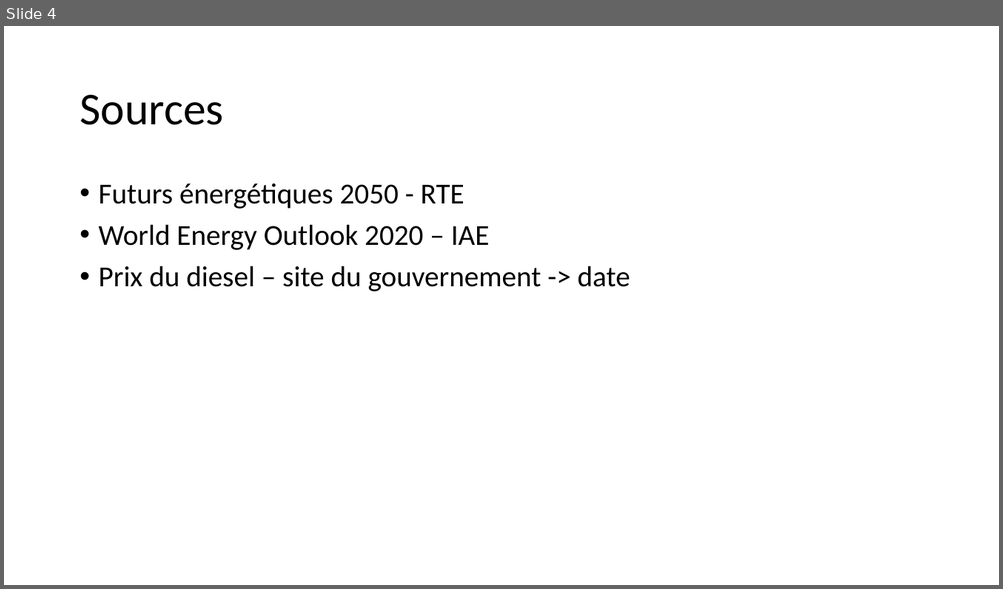
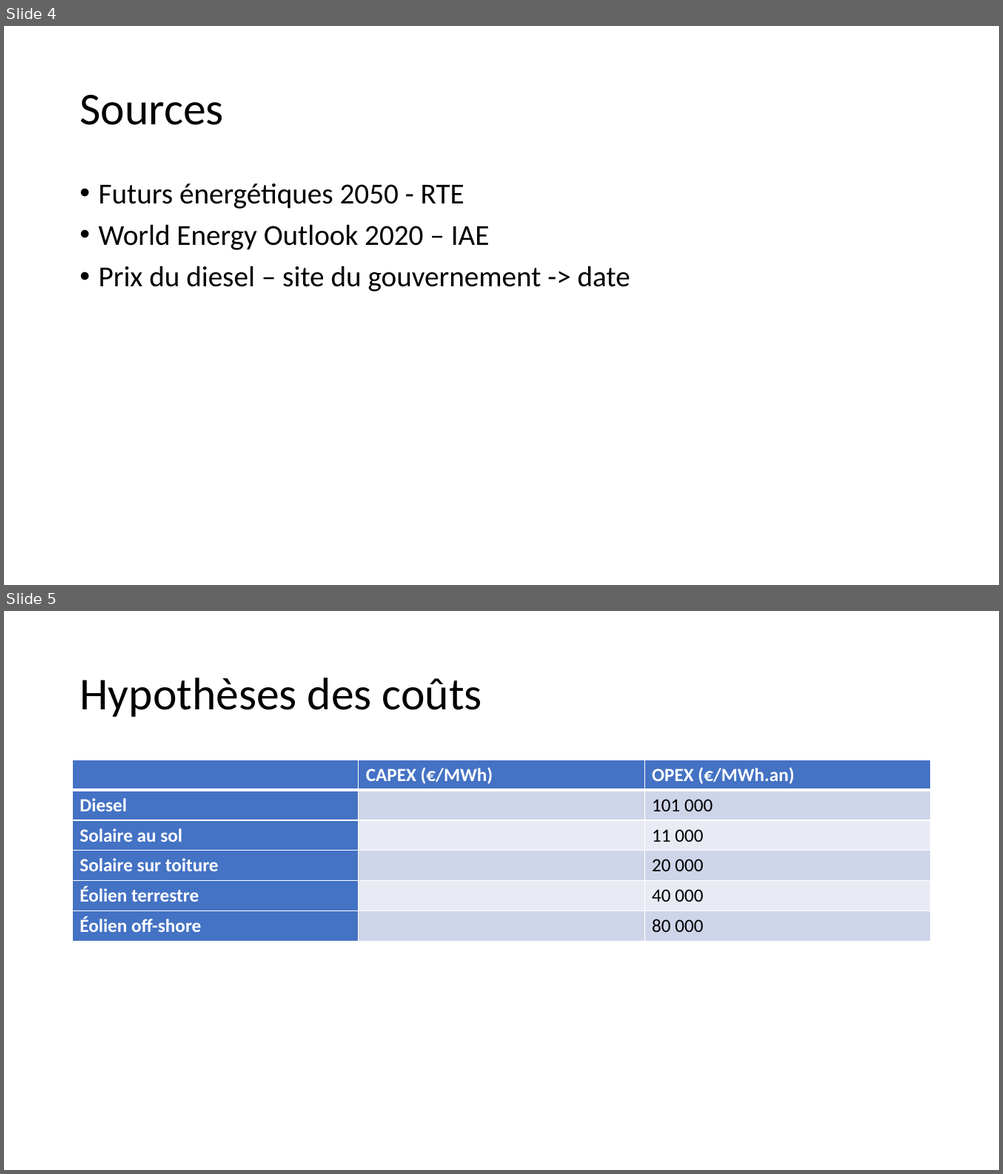
Before and after one commit to cledat/Projet-EA314, a slide deck: rapport.pptx. Shown one above the other, each under a label of ours: slide 4 before the commit, slides 4 and 5 after it. The pictures are 1003x589 and 1003x1174 pixels, drawn with LibreOffice and Linux fonts; fonts in the diff are those of the drawing. Boxes give left, top, right and bottom in pixels: in the first picture for what was removed or moved away, otherwise in the second. Text is boxed around its words. In the diff, an @@ line names an element or a change of style, - is before the commit and + after.

```diff
--- a/rapport.pptx
+++ b/rapport.pptx
@@ slide 5 added at bbox=[4, 611, 999, 1170], background #FFFFFF @@
@@ title added at bbox=[79, 678, 482, 717], 44 pt, text #000000 @@
+Hypothèses des coûts
@@ table added at bbox=[73, 760, 930, 942], 6 rows, 3 columns @@
+ | CAPEX (€/MWh) | OPEX (€/MWh.an)
+Diesel |  | 101 000
+Solaire au sol |  | 11 000
+Solaire sur toiture |  | 20 000
+Éolien terrestre |  | 40 000
+Éolien off-shore |  | 80 000
```
Also in this commit, not shown: 1 slide changed, 2 other slides added, 1 other file.
